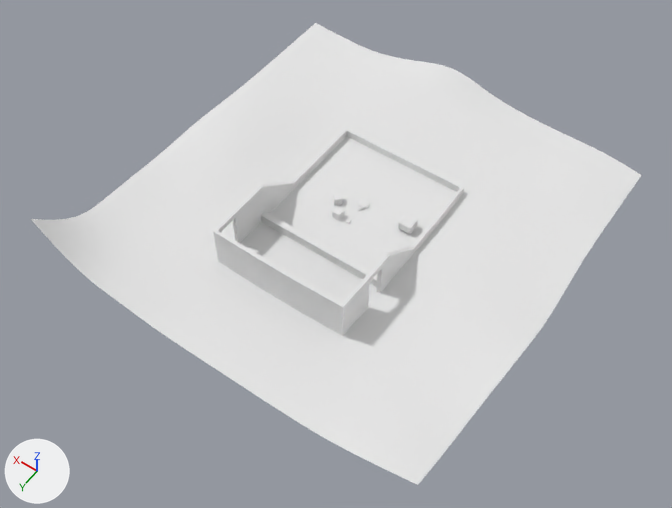
The Blender file ld40_moreworse/ld40_moreworse/assets/WORSE_warehouse.blend, before and after one commit.
The view is the same before and after, from a camera (50 mm lens) standing at (-159.7, 246.3, 337.1) and looking at (-4.8, 29.5, -3.6). Every picture has the same lights, and +X, +Y and +Z are marked at lower left.

The older version as bpy lines, for what is in view:
```python
me_cube_005 = bpy.data.meshes.new('Cube.005')
me_cube_005.from_pydata(...)  # a box spanning x -1.0..1.0, y -1.0..1.0, z -1.0..1.0
me_grid_002 = bpy.data.meshes.new('Grid.002')
me_grid_002.from_pydata(...)  # 100 vertices, 102 faces; spans x -35.3..35.3, y -35.3..67.0, z 0.0..21.7
me_grid_002.materials.append(mat_mtl_walls)  # its picture is missing
ob_cube = bpy.data.objects.new('_Cube', me_cube_005)
ob_cube.location = (0.0, 12.7, 0.0)
ob_cube_001 = bpy.data.objects.new('_Cube.001', me_cube_005)
ob_cube_001.location = (5.9, 12.7, 2.0)
ob_cube_001.scale = (2.0, 2.0, 2.0)
ob_cube_002 = bpy.data.objects.new('_Cube.002', me_cube_005)
ob_cube_002.location = (11.2, 5.3, 2.0)
ob_cube_002.rotation_euler = (0.0, 0.0, 0.73)  # degrees (0, 0, 42)
ob_cube_002.scale = (2.0, 2.0, 2.0)
ob_wh_walls = bpy.data.objects.new('WH_Walls', me_grid_002)
ob_wh_walls.location = (0.0, 0.0, 0.0)
# also in view: 'ExtGround' at (-1.3, 5.4, 13.9); 'WH_FloorCounter' at (0.0, 15.9, 2.4)
```
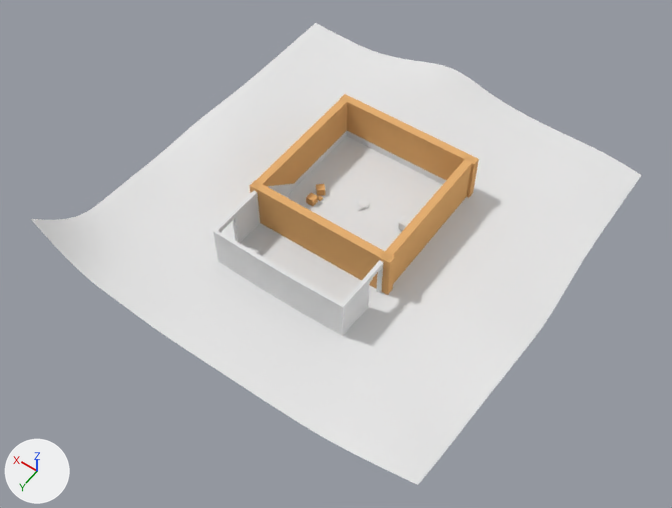
Scene script edits in JSON lines:
```json
{"op": "add", "block": "mat_material_001", "code": ["mat_material_001 = diffuse_material('Material.001')", "mat_material_001.base_color = (0.8, 0.439, 0.171)  # orange #e7b173"]}
{"block": "me_cube_005", "where": "me_cube_005.from_pydata(...)  # 8 vertices, 6 faces; spans x -1.0..1.0, y -1.0..1.0, z -1.0..1.0"}
{"op": "add", "block": "me_cube_005", "code": "me_cube_005.materials.append(mat_material_001)  # orange #e7b173"}
{"op": "set", "path": "ob_cube_002.location", "old": "(11.2, 5.3, 2.0)", "new": "(21.5, 5.3, 2.0)"}
{"op": "set", "path": "ob_cube_001.location", "old": "(5.9, 12.7, 2.0)", "new": "(21.2, 12.7, 2.0)"}
{"op": "set", "path": "ob_cube.location", "old": "(0.0, 12.7, 0.0)", "new": "(19.4, 8.9, 0.0)"}
{"op": "add", "block": "ob_walleast", "code": ["ob_walleast = bpy.data.objects.new('_WallEast', me_cube_005)", "ob_walleast.location = (35.3, 0.8, 11.4)", "ob_walleast.scale = (1.96, 36.3, 12.1)"]}
{"op": "add", "block": "ob_wallwest", "code": ["ob_wallwest = bpy.data.objects.new('_WallWest', me_cube_005)", "ob_wallwest.location = (-35.3, 0.8, 11.4)", "ob_wallwest.scale = (1.96, 36.3, 12.1)"]}
{"op": "add", "block": "ob_wallsouth", "code": ["ob_wallsouth = bpy.data.objects.new('_WallSouth', me_cube_005)", "ob_wallsouth.location = (-0.5, -35.3, 11.4)", "ob_wallsouth.scale = (38.1, 2.0, 12.1)"]}
{"op": "add", "block": "ob_wallnorth", "code": ["ob_wallnorth = bpy.data.objects.new('_WallNorth', me_cube_005)", "ob_wallnorth.location = (-0.5, 35.4, 11.4)", "ob_wallnorth.scale = (38.1, 2.0, 12.1)"]}
```

What differs and where, as boxes (x1, y1, x2, y2) in the pictures (672 x 508 px):
```json
{"object": "_WallNorth", "change": "added", "after": [250, 180, 395, 295]}
{"object": "_WallSouth", "change": "added", "after": [340, 94, 479, 198]}
{"object": "_WallWest", "change": "added", "after": [380, 157, 473, 284], "on screen": "orange"}
{"object": "_WallEast", "change": "added", "after": [251, 97, 347, 189]}
{"object": "_Cube.001", "change": "recoloured, moved", "before": [332, 207, 344, 221], "after": [306, 193, 318, 206]}
{"object": "_Cube.002", "change": "recoloured, moved", "before": [333, 193, 343, 205], "after": [316, 184, 325, 196]}
{"object": "_Cube", "change": "recoloured, moved", "before": [345, 219, 351, 224], "after": [318, 195, 323, 201]}
```
